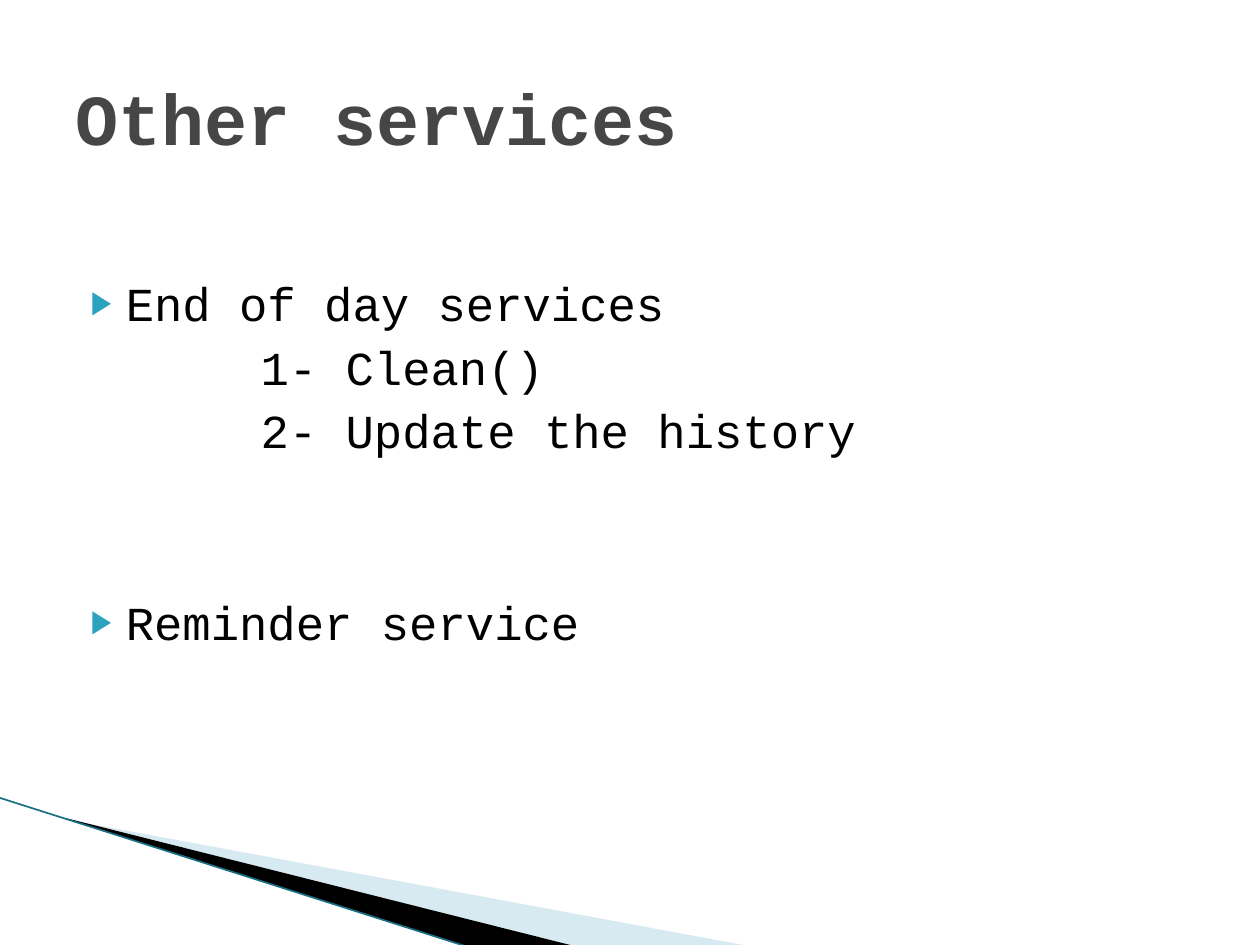
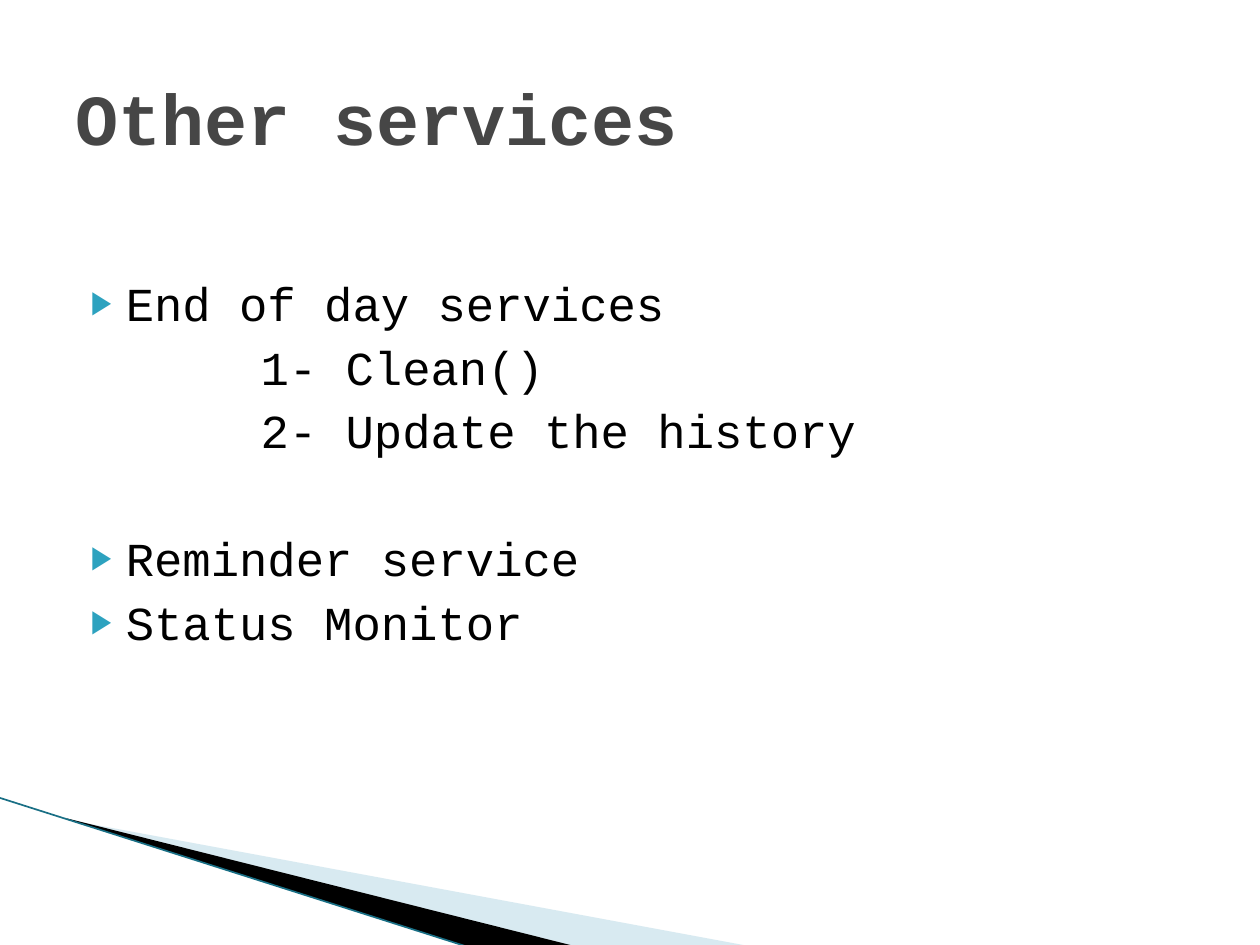
Before and after one commit to badernmb/SEIS-IOT, a slide deck: slide 6 of Smart Water Bottle.pptx. Drawn at 1260x945 pixels with LibreOffice and Linux fonts; fonts in the diff are those of the drawing; background and template pictures are left out. Boxes give left, top, right and bottom in pixels: in the first picture for what was removed or moved away, otherwise in the second. Text is boxed around its words. In the diff, an @@ line names an element or a change of style, - is before the commit and + after.

```diff
--- a/Smart Water Bottle.pptx
+++ b/Smart Water Bottle.pptx
@@ text at (126,606,522,641): paragraph added @@
+▶ Status Monitor
```
Also in this commit, not shown: 1 other slide changed.
